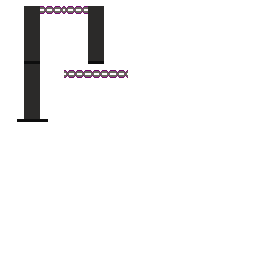
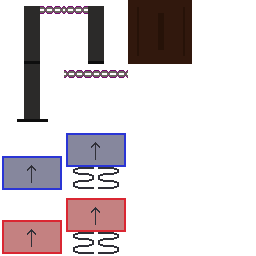
Before/after of a 256 x 256 layered artwork. What changed in the layer stack:
added layer "slide" above "spring-red" over [128, 0, 192, 64]
added layer "spring-red" above "spring" over [73, 232, 119, 254]
added layer "spring" above "blue-spring-pressed" over [73, 167, 119, 189]
added layer "blue-spring-pressed" above "red-spring-pressed" over [66, 133, 126, 167]
added layer "red-spring-pressed" above "red-spring" over [66, 198, 126, 232]
added layer "red-spring" above "blue-spring" over [2, 220, 62, 254]
added layer "blue-spring" above "chains-pillar" over [2, 156, 62, 190]
